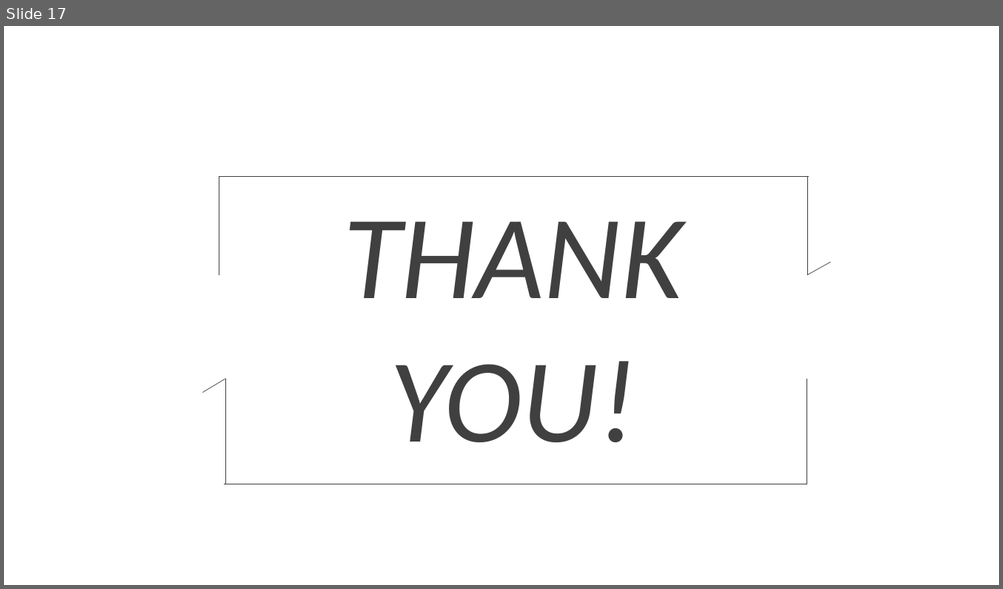
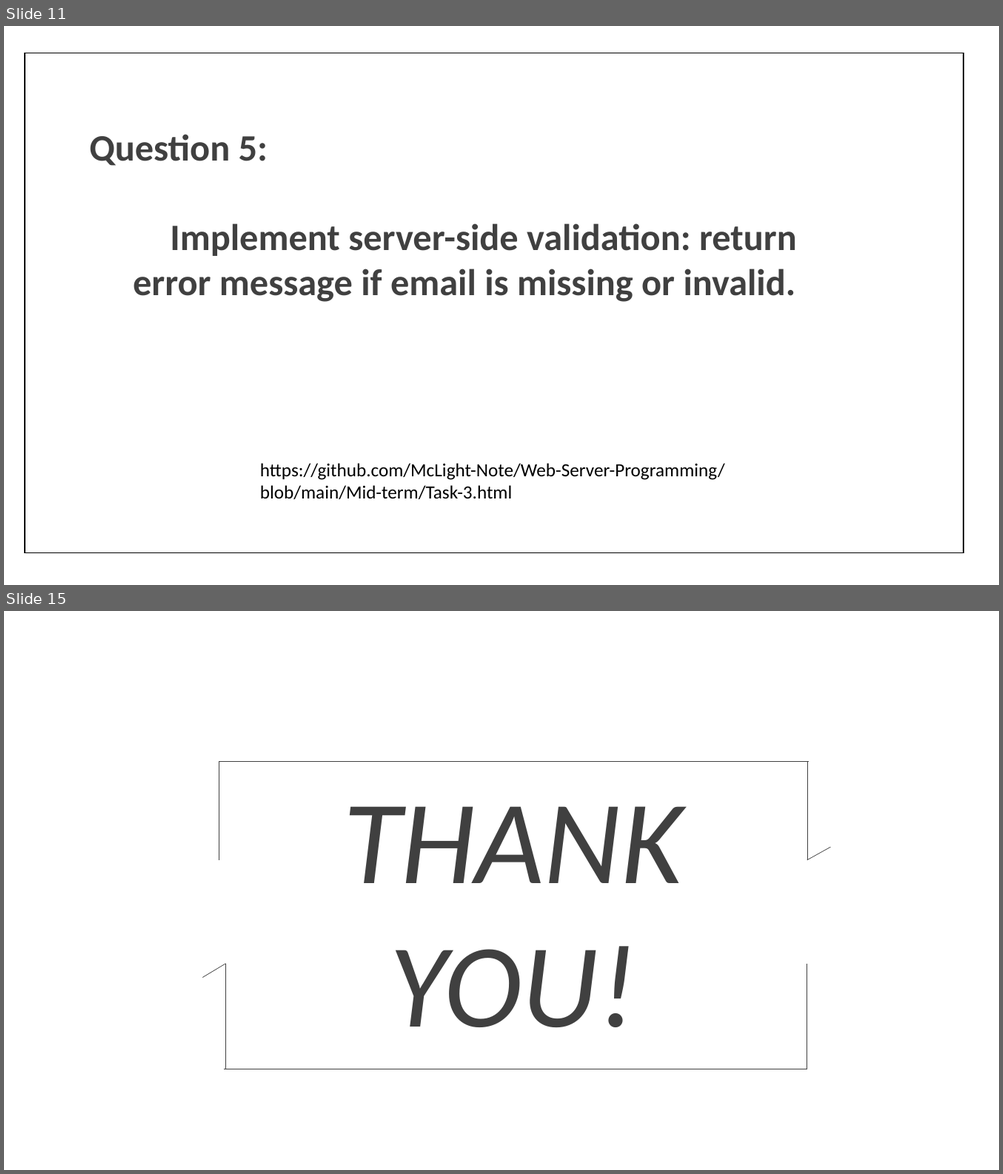
Before and after one commit to McLight-Note/Web-Server-Programming, a slide deck: Mid-term.pptx. Shown one above the other, each under a label of ours: slide 17 before the commit, slides 11 and 15 after it; the slides between them are not shown. The pictures are 1003x589 and 1003x1174 pixels, drawn with LibreOffice and Linux fonts; fonts in the diff are those of the drawing; background and template pictures are left out. Boxes give left, top, right and bottom in pixels: in the first picture for what was removed or moved away, otherwise in the second. Text is boxed around its words. In the diff, an @@ line names an element or a change of style, - is before the commit and + after.

```diff
--- a/Mid-term.pptx
+++ b/Mid-term.pptx
@@ slide 11 added at <box>4,26,999,585</box>, background picture (left out) @@
@@ rectangle added at <box>25,53,964,554</box>, outline #000000 1 pt @@
@@ text added at <box>89,134,267,166</box>, 36 pt, text #404040, bold @@
+Question 5:
@@ text added at <box>133,224,797,302</box>, 36 pt, text #404040, bold @@
+Implement server-side validation: return error message if email is missing or invalid.
@@ text added at <box>260,463,725,500</box>, 18 pt, text #000000 @@
+https://github.com/McLight-Note/Web-Server-Programming/blob/main/Mid-term/Task-3.html
@@ what was slide 17 is now slide 15 @@
```
Also in this commit, not shown: 1 slide changed, 6 other slides added, 9 slides removed, 3 other files.
